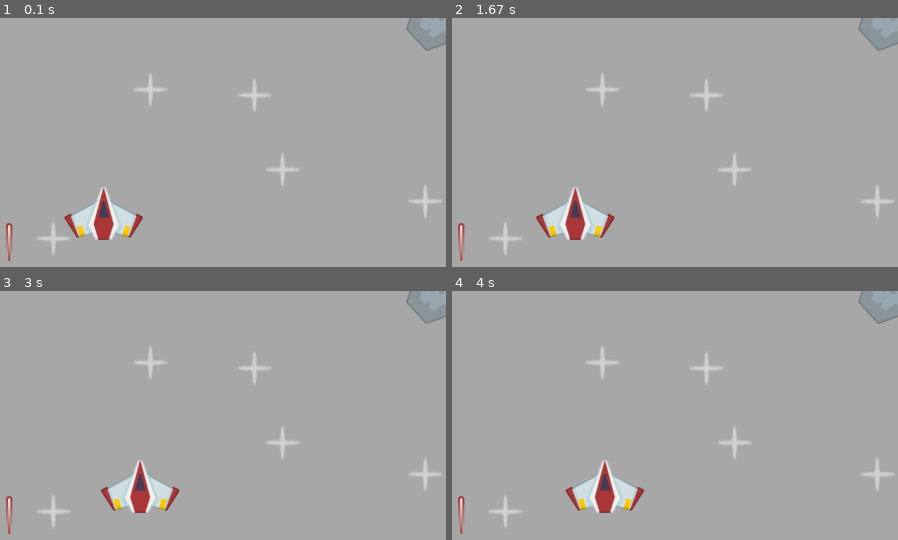
Above: before the commit, frames 1-4 (two rows, left to right).
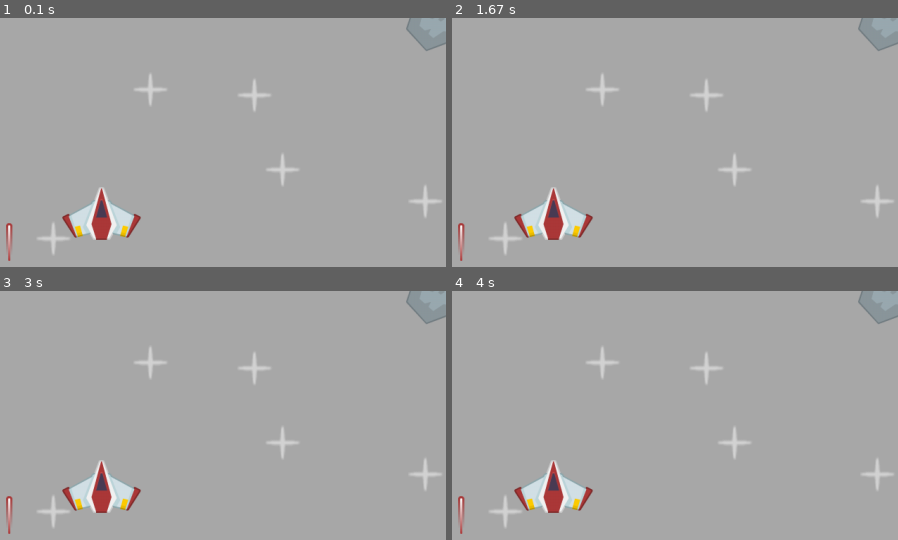
Above: after the commit, the same moments.

Repository: Lucky-Lakshay/Py_game
Game: pygame game, started from space shooter/code/ss_main.py
Same seed, same stepped clock (60 frames per second), same inputs: the game is played once before the commit and once after it.
Inputs:
- Up to frame 1 (0.1 s): no input
- Up to frame 2 (1.67 s): no input
- Up to frame 3 (3 s): no input
- Up to frame 4 (4 s): no input
The pictures show only the part of the screen within x 0-50%, y 50-100%; the shares and areas given below are measured in that part.

The runs differ from the first frame. In frame 1, 1.0% of the frame differs, in the area x 13-33%, y 67-90%; in frame 2, 2.7%; in frame 3, 3.0%; in frame 4, 3.4%, in the area x 13-44%, y 67-90%.

Commit message:
feat: player movement with arrow keys

Diff:
--- a/space shooter/code/ss_main.py
+++ b/space shooter/code/ss_main.py
@@ -7,12 +7,14 @@
 display_surface = pygame.display.set_mode((window_width, window_height))
 pygame.display.set_caption("Shooting space[::-1]")
 running = True
+clock = pygame.time.Clock()
 
 #player
 player_path = join("space shooter", "images", "player.png")
 player_surf = pygame.image.load(player_path).convert_alpha()
 player_rect = player_surf.get_frect(bottomleft = (100, window_height-50))
-direction = 1
+player_direction = pygame.math.Vector2()
+player_speed = 550
 #stars
 star_path = join("space shooter", "images", "star.png")
 star_surf = pygame.image.load(star_path).convert_alpha()
@@ -26,26 +28,28 @@
 laser_surf = pygame.image.load(laser_path).convert_alpha()
 laser_rect = laser_surf.get_frect(bottomleft = (20, window_height-20))
 while running:
+    # delta time, tick(max framerate)
+    dt = clock.tick() / 1000
     # event loop
     for event in pygame.event.get():
         if event.type == pygame.QUIT:
             running = False
+        #if event.type == pygame.MOUSEMOTION:
+        #    player_rect.center = event.pos
+
+    #input
+    key = pygame.key.get_pressed()
+    player_direction.x = int(key[pygame.K_RIGHT]) - int(key[pygame.K_LEFT])
+    player_direction.y = int(key[pygame.K_DOWN]) - int(key[pygame.K_UP])
+    player_direction = player_direction.normalize() if player_direction else player_direction
+    player_rect.center += player_direction * player_speed * dt
     #draw game
     display_surface.fill("darkgrey")
-
     for position in star_position:
         display_surface.blit(star_surf, position)
-
     display_surface.blit(laser_surf, laser_rect)
-
     display_surface.blit(meteor_surf, meteor_rect)
-
-    #player movement
-    player_rect.right += direction*0.3
-    if player_rect.right > window_width or player_rect.left < 0:
-        direction *= (-1)
     display_surface.blit(player_surf, player_rect)
-
     pygame.display.update()
 
 #quiting pygame to save resourses
